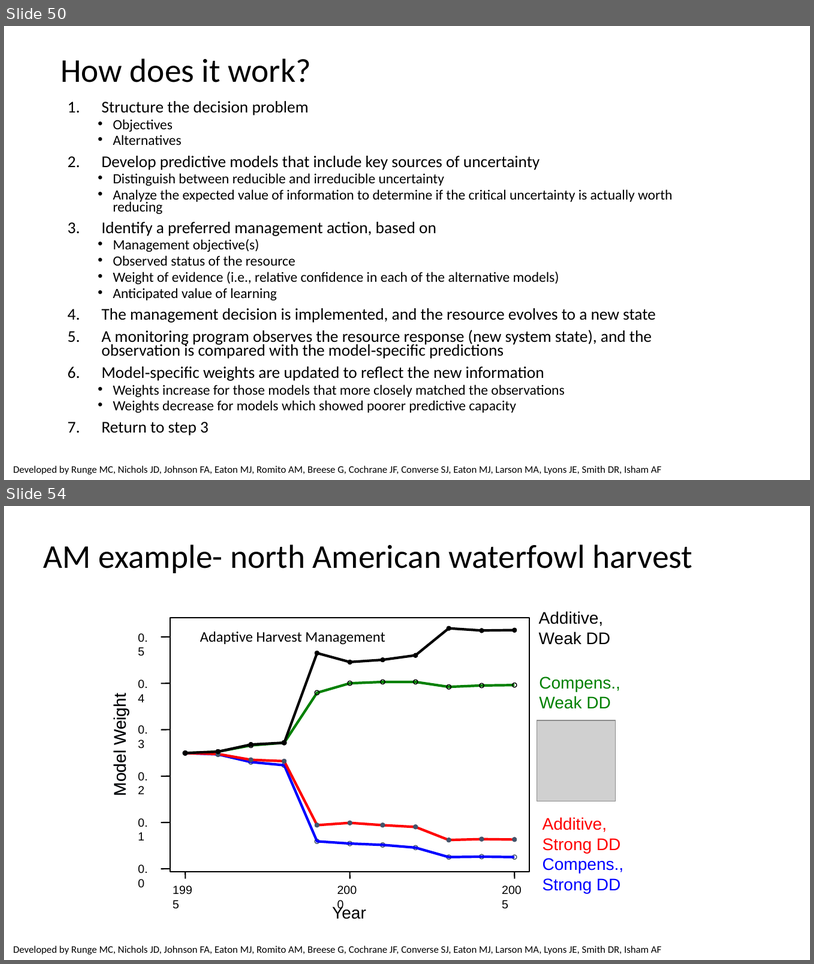
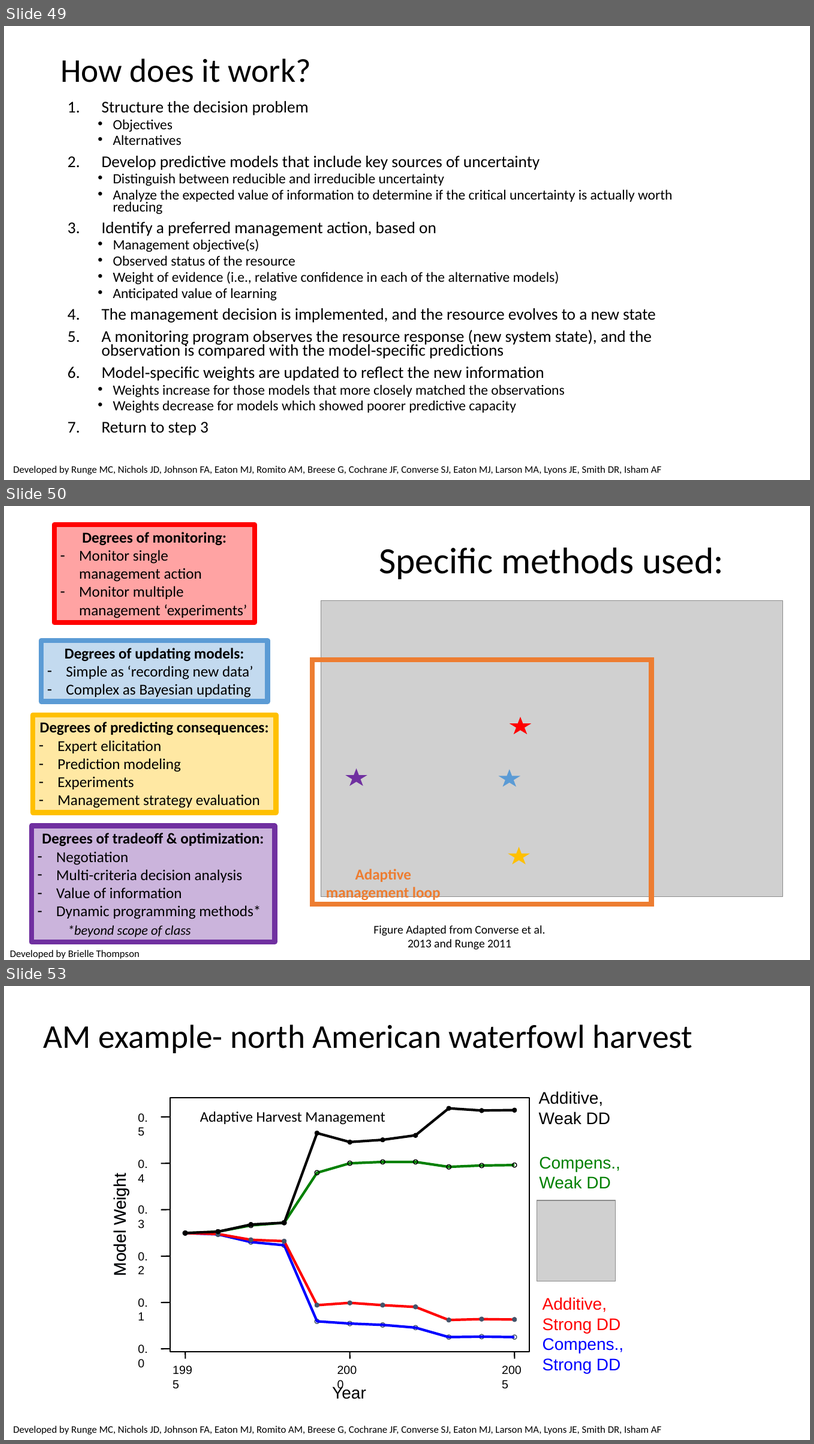
Before and after one commit to briellekthompson/NATR_8001_DecisionAnalysis_Fall25_Mizzou, a slide deck: material/Week6-UncertaintyPart1/Week6_SDM_Mizzou.pptx. Shown one above the other, each under a label of ours: slides 50 and 54 before the commit, slides 49, 50 and 53 after it; the slides between them are not shown. The pictures are 814x964 and 814x1444 pixels, drawn with LibreOffice and Linux fonts; fonts in the diff are those of the drawing; grey boxes stand for pictures; background and template pictures are left out. Boxes give left, top, right and bottom in pixels: in the first picture for what was removed or moved away, otherwise in the second. Text is boxed around its words. In the diff, an @@ line names an element or a change of style, - is before the commit and + after.

```diff
--- a/material/Week6-UncertaintyPart1/Week6_SDM_Mizzou.pptx
+++ b/material/Week6-UncertaintyPart1/Week6_SDM_Mizzou.pptx
@@ slide 50 added at bbox=[4, 506, 810, 960], background #FFFFFF @@
@@ rectangle added at bbox=[54, 525, 254, 623], fill #FF0000 at 36% opacity, outline #FF0000 6 pt, 18 pt, text #000000 @@
+Degrees of monitoring:
+– Monitor single management action
+– Monitor multiple management ‘experiments’
@@ title added at bbox=[379, 547, 724, 579], 44 pt, text #000000 @@
+Specific methods used:
@@ picture added at bbox=[321, 601, 783, 897] @@
@@ rectangle added at bbox=[41, 640, 268, 702], fill #5B9BD5 at 36% opacity, outline #5B9BD5 6 pt, 18 pt, text #000000 @@
+Degrees of updating models:
+– Simple as ‘recording new data’
+– Complex as Bayesian updating
@@ rectangle added at bbox=[312, 660, 652, 904], outline #ED7D31 6 pt @@
@@ rectangle added at bbox=[33, 715, 276, 813], fill #FFC000 at 36% opacity, outline #FFC000 6 pt, 18 pt, text #000000 @@
+Degrees of predicting consequences:
+– Expert elicitation
+– Prediction modeling
+– Experiments
+– Management strategy evaluation
@@ star added at bbox=[510, 717, 531, 734], fill #FF0000 @@
@@ star added at bbox=[346, 769, 368, 786], fill #7030A0 @@
@@ star added at bbox=[499, 769, 521, 787], fill #5B9BD5 @@
@@ rectangle added at bbox=[31, 825, 275, 942], fill #7030A0 at 36% opacity, outline #7030A0 6 pt, 18 pt, text #000000 @@
+Degrees of tradeoff & optimization:
+– Negotiation
+– Multi-criteria decision analysis
+– Value of information
+– Dynamic programming methods*
+*beyond scope of class
@@ star added at bbox=[509, 847, 530, 864], fill #FFC000 @@
@@ text added at bbox=[326, 868, 441, 901], 18 pt, text #ED7D31, bold @@
+Adaptive management loop
@@ text added at bbox=[374, 925, 546, 949], 14 pt, text #000000 @@
+Figure Adapted from Converse et al. 2013 and Runge 2011
@@ text added at bbox=[10, 949, 140, 958], 12 pt, text #000000 @@
+Developed by Brielle Thompson
@@ what was slide 50 is now slide 49 @@
@@ what was slide 54 is now slide 53 @@
```
Also in this commit, not shown: 8 slides changed, 2 other slides added, 3 slides removed, 3 other files.
